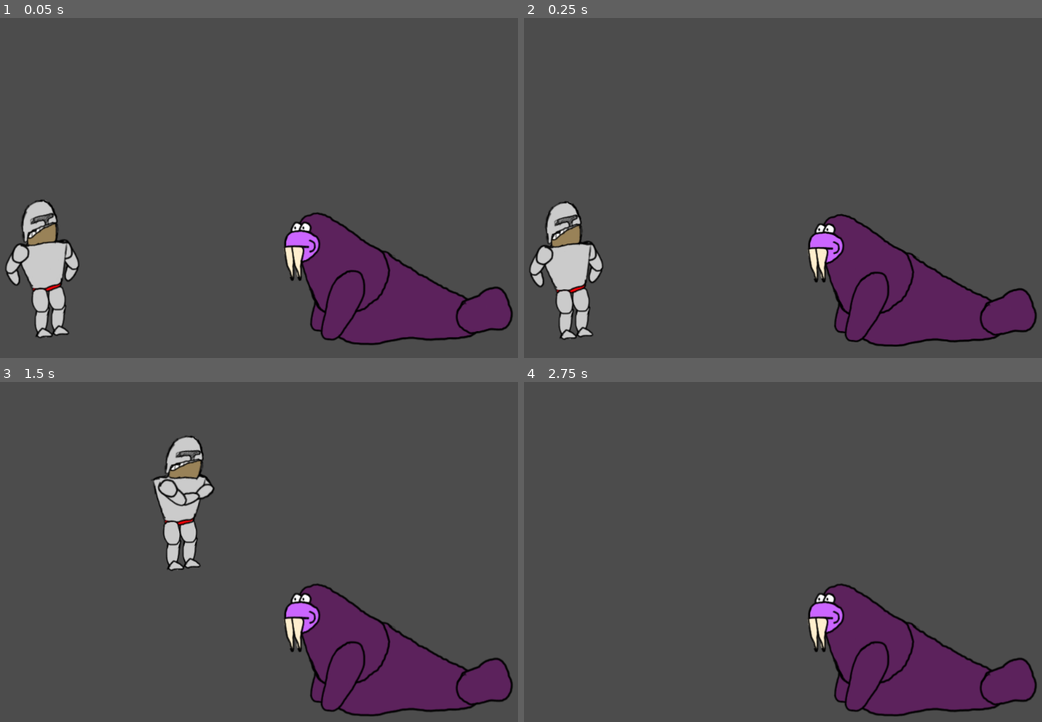
Above: before the commit, frames 1-4 (two rows, left to right).
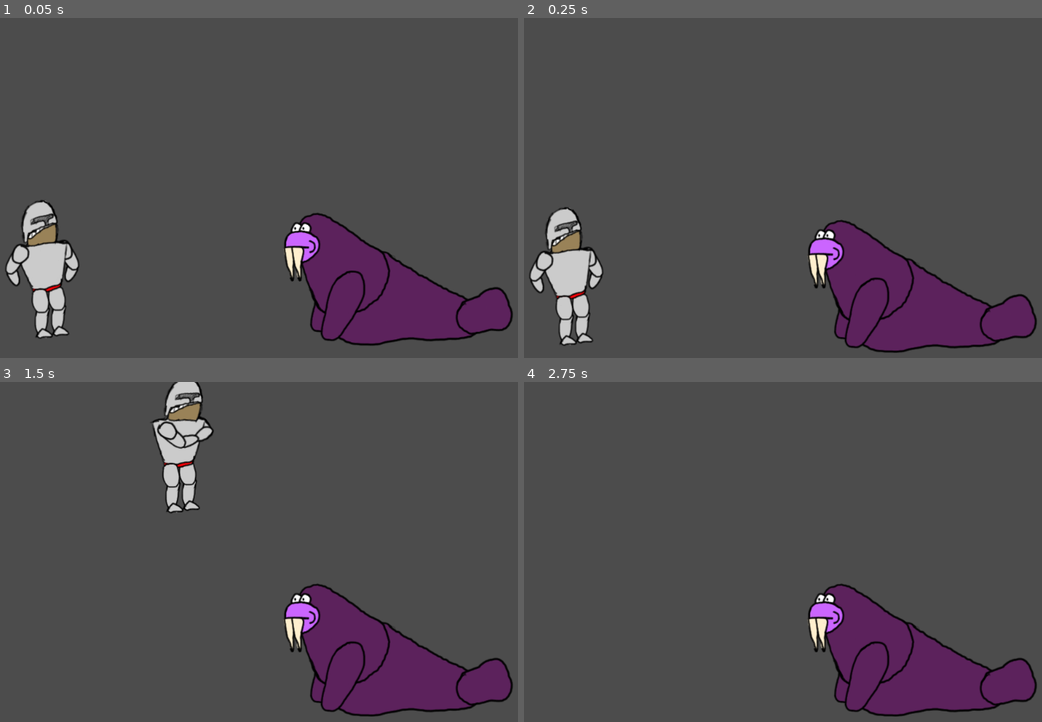
Above: after the commit, the same moments.

Repository: Wall-Dough/unstable
Game: Godot game, scene res://level/Level.tscn
Same seed, same stepped clock (60 frames per second), same inputs: the game is played once before the commit and once after it.
Inputs:
- Up to frame 1 (0.05 s): no input
- Up to frame 2 (0.25 s): no input
- Up to frame 3 (1.5 s): hold Right (move_right) 0.53-1.28 s; tap Space (jump) at 0.6, 0.77, 1.07 s; hold A (kick_left) from 1.28 s (still down); tap S (give) at 1.35 s
- Up to frame 4 (2.75 s): tap Space (jump) at 1.52, 1.55, 1.82, 2.1 s; release A (kick_left) at 2.03 s; hold Right (move_right) from 2.03 s (still down)

The runs differ from the first frame. In frame 1, 1.2% of the frame differs, in the area x 1-99%, y 53-97%; in frame 2, 5.3%, in the area x 1-99%, y 53-99%; in frame 3, 3.7%; in frame 4, less than 0.1%.

Commit message:
Adjust gravity

Diff:
--- a/player/body.gd
+++ b/player/body.gd
@@ -6,7 +6,7 @@
 # var b = "text"
 var direction = 0
 var speed = 300
-var jump_speed = 300
+var jump_speed = 600
 var jumped = false
 
 # Called when the node enters the scene tree for the first time.
--- a/project.godot
+++ b/project.godot
@@ -65,6 +65,7 @@
 [physics]
 
 common/enable_pause_aware_picking=true
+2d/default_gravity=1200
 
 [rendering]
 
